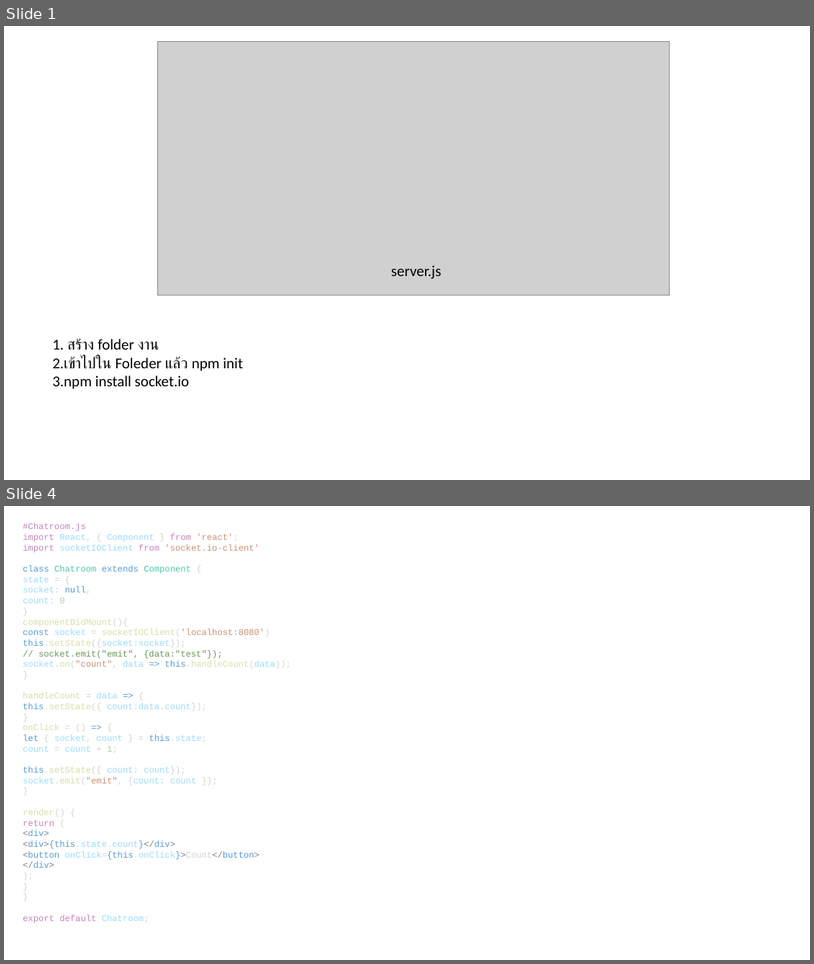
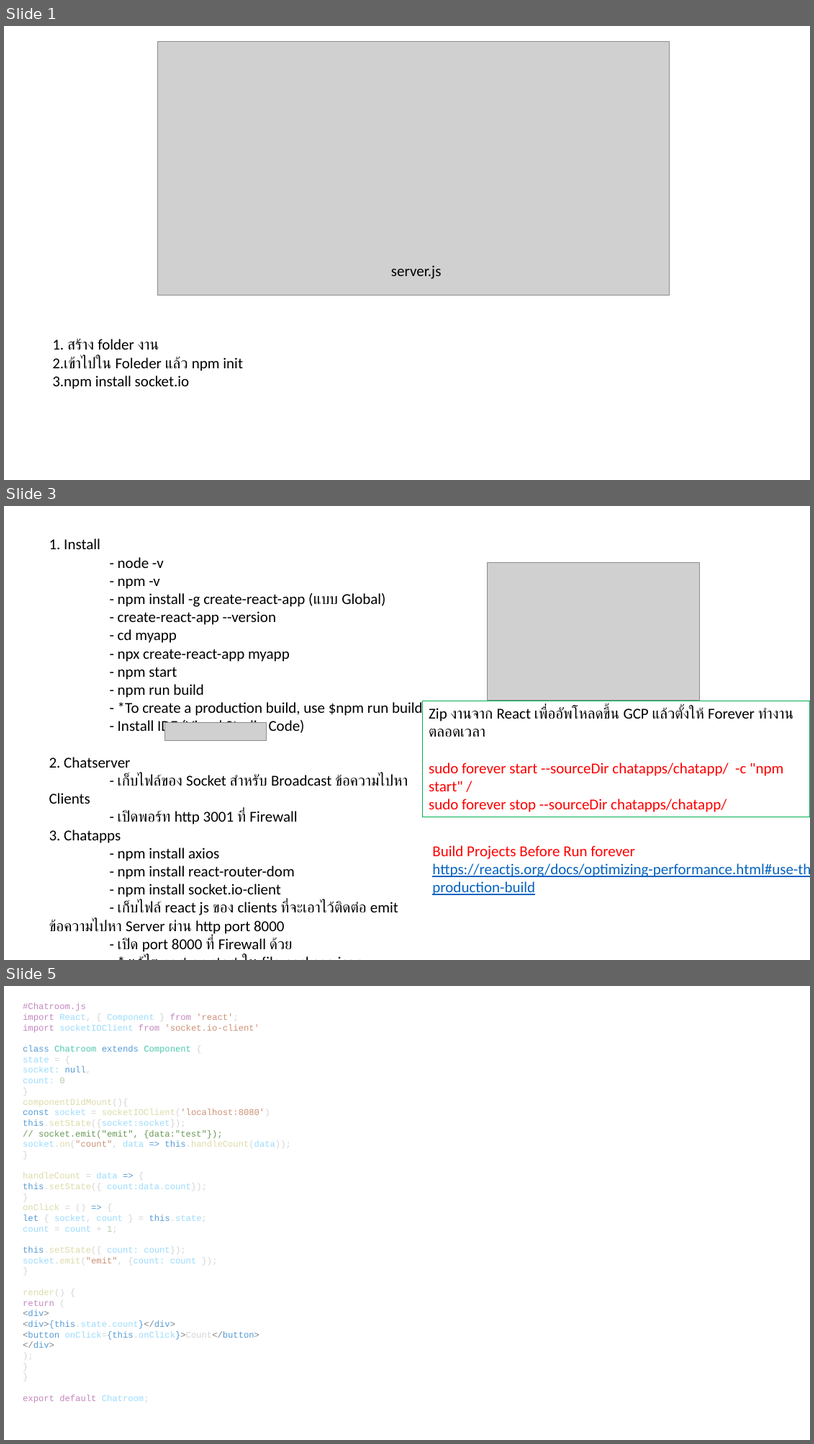
Before and after one commit to akarawat/React_SocketIO_Chat, a slide deck: How to Sociket_io.pptx. Shown one above the other, each under a label of ours: slides 1 and 4 before the commit, slides 1, 3 and 5 after it; the slides between them are not shown. The pictures are 814x964 and 814x1444 pixels, drawn with LibreOffice and Linux fonts; fonts in the diff are those of the drawing; grey boxes stand for pictures. Boxes give left, top, right and bottom in pixels: in the first picture for what was removed or moved away, otherwise in the second. Text is boxed around its words. In the diff, an @@ line names an element or a change of style, - is before the commit and + after.

Commit message:
Prove Of Concept SocketIO

```diff
--- a/How to Sociket_io.pptx
+++ b/How to Sociket_io.pptx
@@ slide 3 added at [4,506,810,960], background #FFFFFF @@
@@ text added at [49,538,423,952], 18 pt, text #000000 @@
+1. Install
+- node -v
+- npm -v
+- npm install -g create-react-app (แบบ Global)
+- create-react-app --version
+- cd myapp
+- npx create-react-app myapp
+- npm start
+- npm run build
+- *To create a production build, use $npm run build
+- Install IDE (Visual Studio Code)
+2. Chatserver
+- เก็บไฟล์ของ Socket สำหรับ Broadcast ข้อความไปหา Clients
+- เปิดพอร์ท http 3001 ที่ Firewall
+3. Chatapps
+- npm install axios
+- npm install react-router-dom
+- npm install socket.io-client
+- เก็บไฟล์ react js ของ clients ที่จะเอาไว้ติดต่อ emit ข้อความไปหา Server ผ่าน http port 8000
+- เปิด port 8000 ที่ Firewall ด้วย
+- * แก้ไข port on start ใน file package.json
+"start": "PORT=8000 react-scripts start",
@@ picture added at [487,562,700,700] @@
@@ rectangle added at [423,701,810,817], outline #00B050 0.75 pt, 18 pt, text #FF0000 @@
+Zip งานจาก React เพื่ออัพโหลดขึ้น GCP แล้วตั้งให้ Forever ทำงานตลอดเวลา
+sudo forever start --sourceDir chatapps/chatapp/ -c "npm start" /
+sudo forever stop --sourceDir chatapps/chatapp/
@@ picture added at [165,722,267,740] @@
@@ text added at [432,845,810,895], 18 pt, text #0563C1, underline @@
+Build Projects Before Run forever
+https://reactjs.org/docs/optimizing-performance.html#use-the-production-build
@@ what was slide 4 is now slide 5 @@
```
Also in this commit, not shown: 2 slides changed, 2 other slides added, 8 other files.
